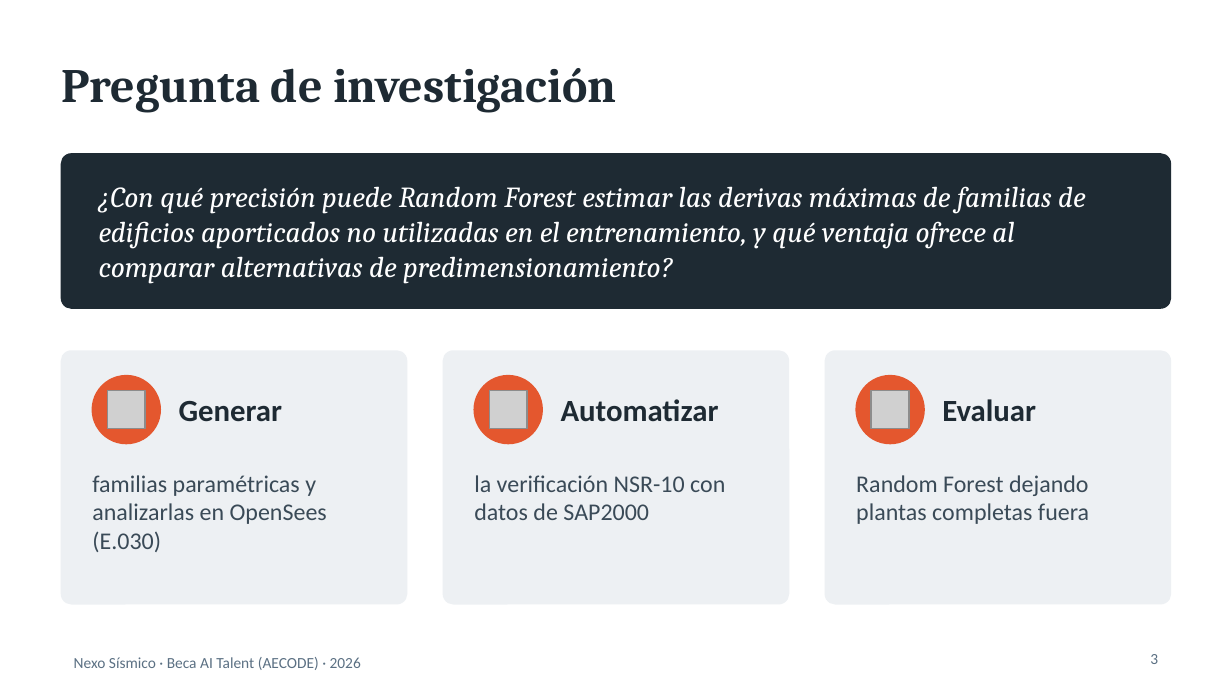
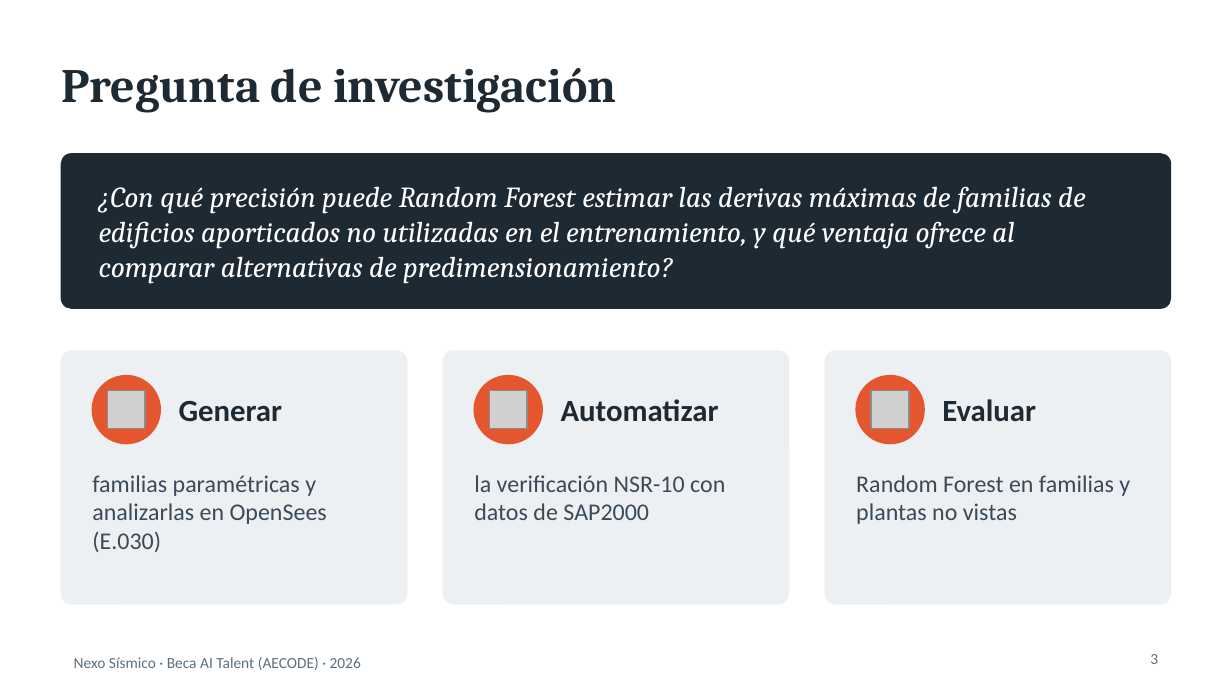
Before and after one commit to nexo-sismico/Nexo_simico_colab, a slide deck: slide 3 of 04 Entregables/Presentacion/Presentacion_Nexo_Sismico.pptx. Drawn at 1232x693 pixels with LibreOffice and Linux fonts; fonts in the diff are those of the drawing; grey boxes stand for pictures. Boxes give left, top, right and bottom in pixels: in the first picture for what was removed or moved away, otherwise in the second. Text is boxed around its words. In the diff, an @@ line names an element or a change of style, - is before the commit and + after.

```diff
--- a/04 Entregables/Presentacion/Presentacion_Nexo_Sismico.pptx
+++ b/04 Entregables/Presentacion/Presentacion_Nexo_Sismico.pptx
@@ text at (856,475,1130,524): text changed @@
-Random Forest dejando plantas completas fuera
+Random Forest en familias y plantas no vistas
```
Also in this commit, not shown: 7 other slides changed, 1 slide added, 20 other files.
